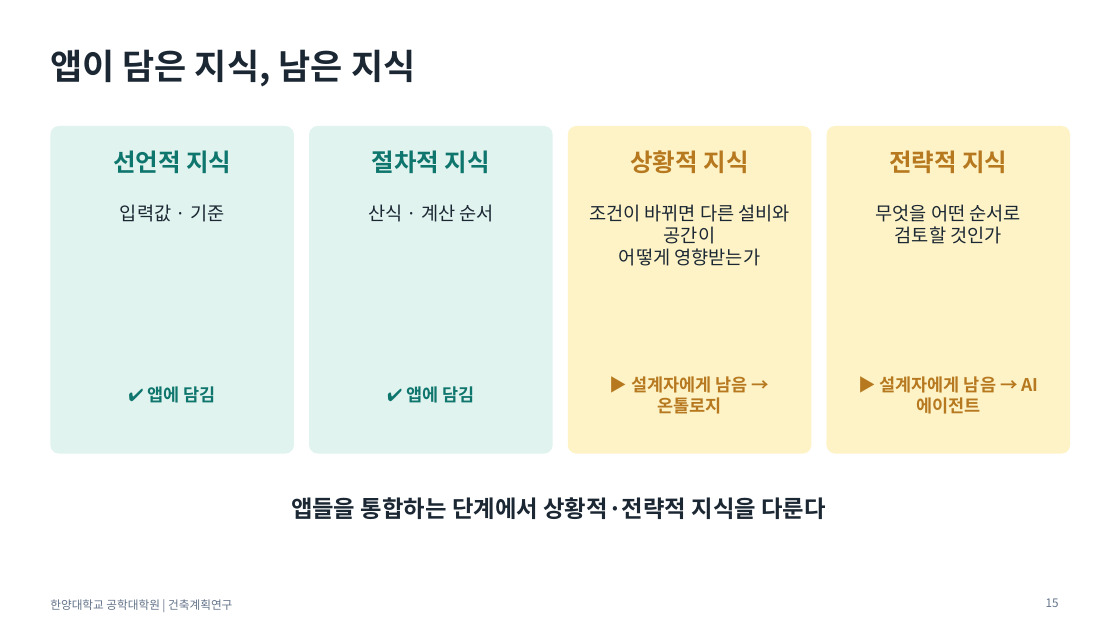
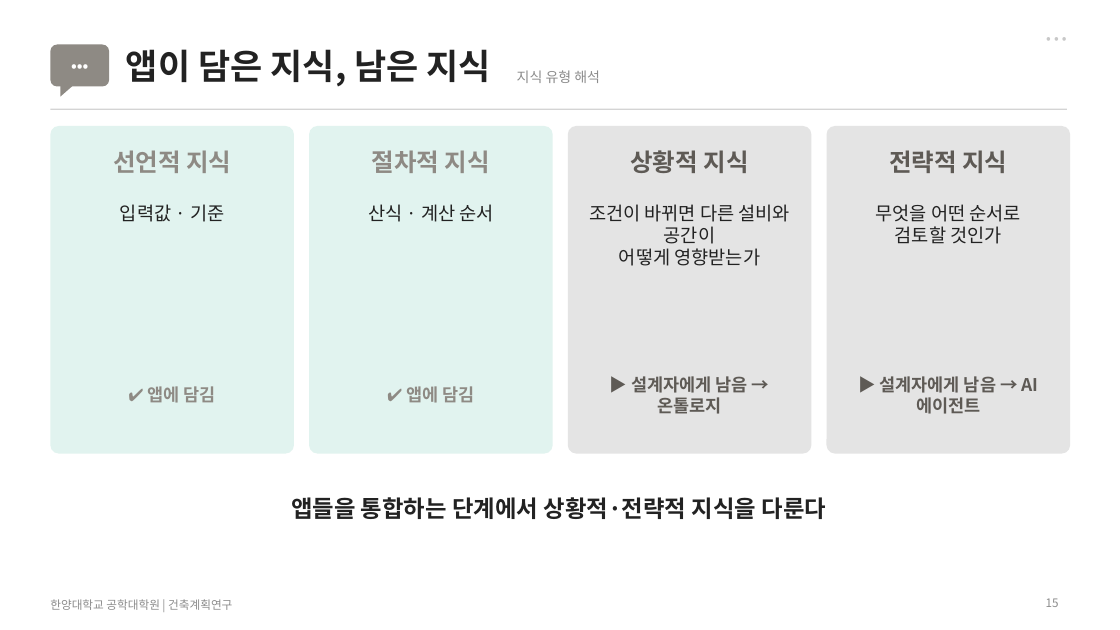
Before and after one commit to sangchuls/pango-gmp, a slide deck: slide 15 of research/final/발표자료_최종.pptx. Drawn at 1120x630 pixels with LibreOffice and Linux fonts; fonts in the diff are those of the drawing. Boxes give left, top, right and bottom in pixels: in the first picture for what was removed or moved away, otherwise in the second. Text is boxed around its words. In the diff, an @@ line names an element or a change of style, - is before the commit and + after.

```diff
--- a/research/final/발표자료_최종.pptx
+++ b/research/final/발표자료_최종.pptx
@@ text added at (x1=1008, y1=25, x2=1067, y2=50), 12 pt, text #C8C8C8 @@
+• • •
@@ rounded rectangle added at (x1=50, y1=45, x2=109, y2=87), fill #8E8A84 @@
@@ text added at (x1=50, y1=45, x2=109, y2=87), 13 pt, text #FFFFFF, bold @@
+•••
@@ text colour #1B2733 to #222222 in 6 elements at (x1=120, y1=204, x2=224, y2=222), (x1=368, y1=204, x2=493, y2=222), (x1=589, y1=204, x2=790, y2=266), (x1=876, y1=204, x2=1021, y2=244), (x1=291, y1=497, x2=827, y2=519), (x1=126, y1=49, x2=491, y2=87) @@
@@ title "앱이 담은 지식, 남은 지식" moved from (x1=50, y1=49, x2=415, y2=87) to (x1=126, y1=49, x2=491, y2=87) @@
@@ right triangle added at (x1=60, y1=85, x2=74, y2=97), fill #8E8A84 @@
@@ text added at (x1=517, y1=70, x2=600, y2=83), 12 pt, text #8C8C8C @@
+지식 유형 해석
@@ line added from (50, 109) to (1067, 109), #D4D4D4 1 pt @@
@@ rounded rectangle at (x1=568, y1=126, x2=812, y2=454): fill #FEF3C7 to #E4E4E4 @@
@@ rounded rectangle at (x1=827, y1=126, x2=1070, y2=454): fill #FEF3C7 to #E4E4E4 @@
@@ text colour #0F766E to #8E8A84 in 4 elements at (x1=113, y1=150, x2=231, y2=173), (x1=148, y1=386, x2=216, y2=403), (x1=372, y1=150, x2=490, y2=173), (x1=406, y1=386, x2=474, y2=403) @@
@@ text colour #B7791F to #5E5A55 in 4 elements at (x1=630, y1=150, x2=749, y2=173), (x1=631, y1=376, x2=748, y2=414), (x1=889, y1=150, x2=1007, y2=173), (x1=880, y1=376, x2=1039, y2=414) @@
@@ text "한양대학교 공학대학원 | 건축계획연구" at (x1=50, y1=599, x2=232, y2=610): text colour #64748B to #8C8C8C @@
@@ page number at (x1=1046, y1=598, x2=1059, y2=607): text colour #64748B to #8C8C8C @@
```
Also in this commit, not shown: 18 other slides changed, 4 other files.
